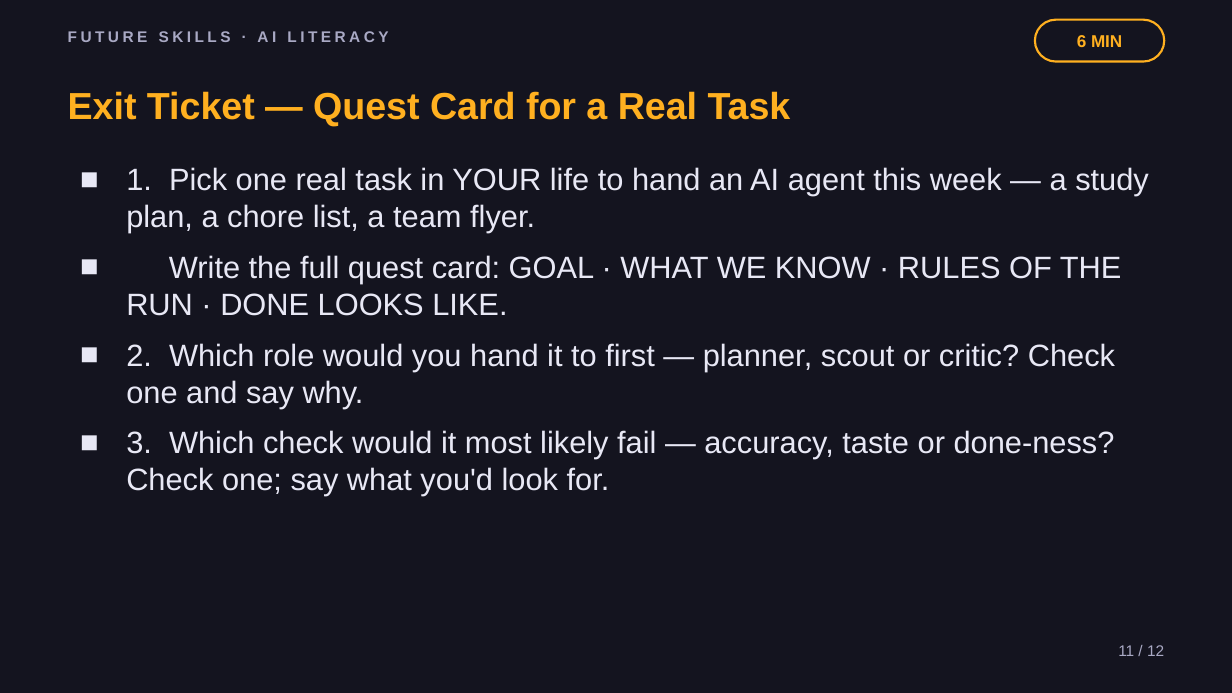
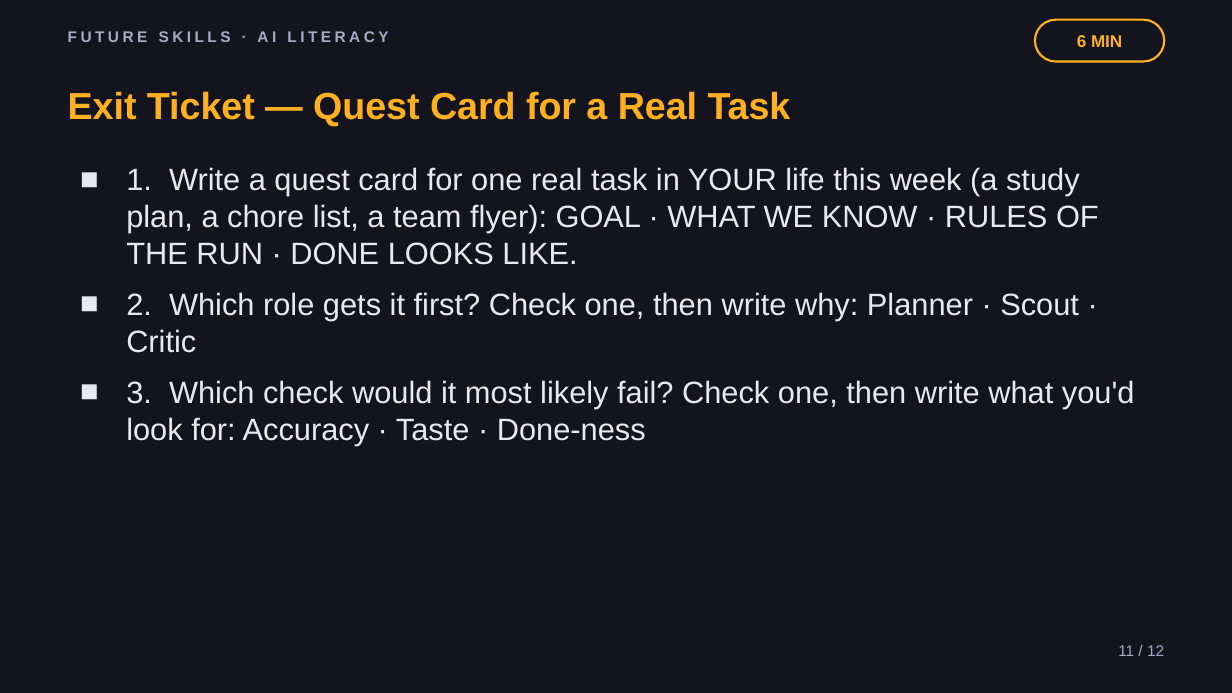
Before and after one commit to phiunit/tptphi, a slide deck: slide 11 of products/ai-agent-intern/dist/Lead Your AI Squad - Slides.pptx. Drawn at 1232x693 pixels with LibreOffice and Linux fonts; fonts in the diff are those of the drawing. Boxes give left, top, right and bottom in pixels: in the first picture for what was removed or moved away, otherwise in the second. Text is boxed around its words. In the diff, an @@ line names an element or a change of style, - is before the commit and + after.

```diff
--- a/products/ai-agent-intern/dist/Lead Your AI Squad - Slides.pptx
+++ b/products/ai-agent-intern/dist/Lead Your AI Squad - Slides.pptx
@@ text at [126,167,1135,445]: text changed @@
-■ 1. Pick one real task in YOUR life to hand an AI agent this week — a study plan, a chore list, a team flyer.
-■ Write the full quest card: GOAL · WHAT WE KNOW · RULES OF THE RUN · DONE LOOKS LIKE.
-■ 2. Which role would you hand it to first — planner, scout or critic? Check one and say why.
-■ 3. Which check would it most likely fail — accuracy, taste or done-ness? Check one; say what you'd look for.
+■ 1. Write a quest card for one real task in YOUR life this week (a study plan, a chore list, a team flyer): GOAL · WHAT WE KNOW · RULES OF THE RUN · DONE LOOKS LIKE.
+■ 2. Which role gets it first? Check one, then write why: Planner · Scout · Critic
+■ 3. Which check would it most likely fail? Check one, then write what you'd look for: Accuracy · Taste · Done-ness
```
Also in this commit, not shown: 6 other slides changed, 29 other files.
